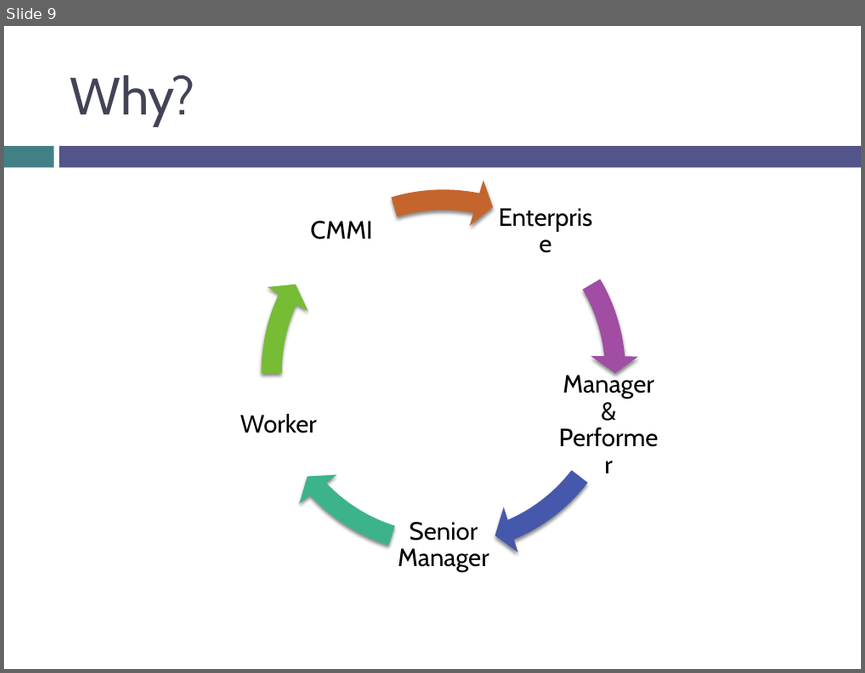
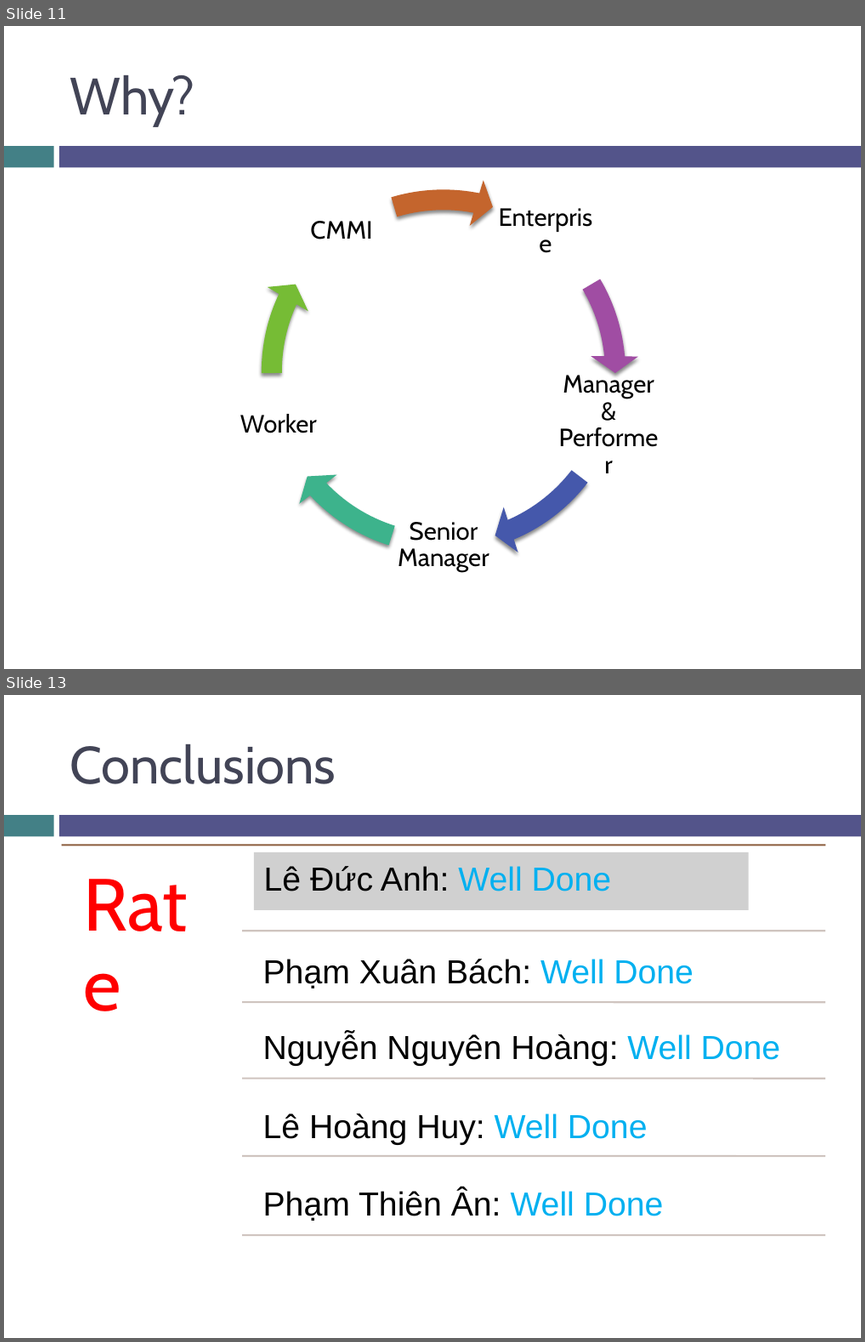
Before and after one commit to max26292/2017_14BIT_Celestial_Seminar, a slide deck: CMMI.pptx. Shown one above the other, each under a label of ours: slide 9 before the commit, slides 11 and 13 after it; the slides between them are not shown. The pictures are 865x673 and 865x1342 pixels, drawn with LibreOffice and Linux fonts; fonts in the diff are those of the drawing; grey boxes stand for pictures; background and template pictures are left out. Boxes give left, top, right and bottom in pixels: in the first picture for what was removed or moved away, otherwise in the second. Text is boxed around its words. In the diff, an @@ line names an element or a change of style, - is before the commit and + after.

```diff
--- a/CMMI.pptx
+++ b/CMMI.pptx
@@ slide 13 added at bbox=[4, 695, 861, 1338], background picture (left out); not listed: 2 template elements that a slide beside it also shows @@
@@ title added at bbox=[69, 744, 336, 784], 44 pt, text #424456 @@
+Conclusions
@@ group added at bbox=[62, 845, 826, 1266]: 6 lines, 6 texts, 1 picture @@
+Rate
+Lê Đức Anh: Well Done
+Phạm Xuân Bách: Well Done
+Nguyễn Nguyên Hoàng: Well Done
+Lê Hoàng Huy: Well Done
+Phạm Thiên Ân: Well Done
@@ what was slide 9 is now slide 11 @@
```
Also in this commit, not shown: 3 slides changed, 3 other slides added.
